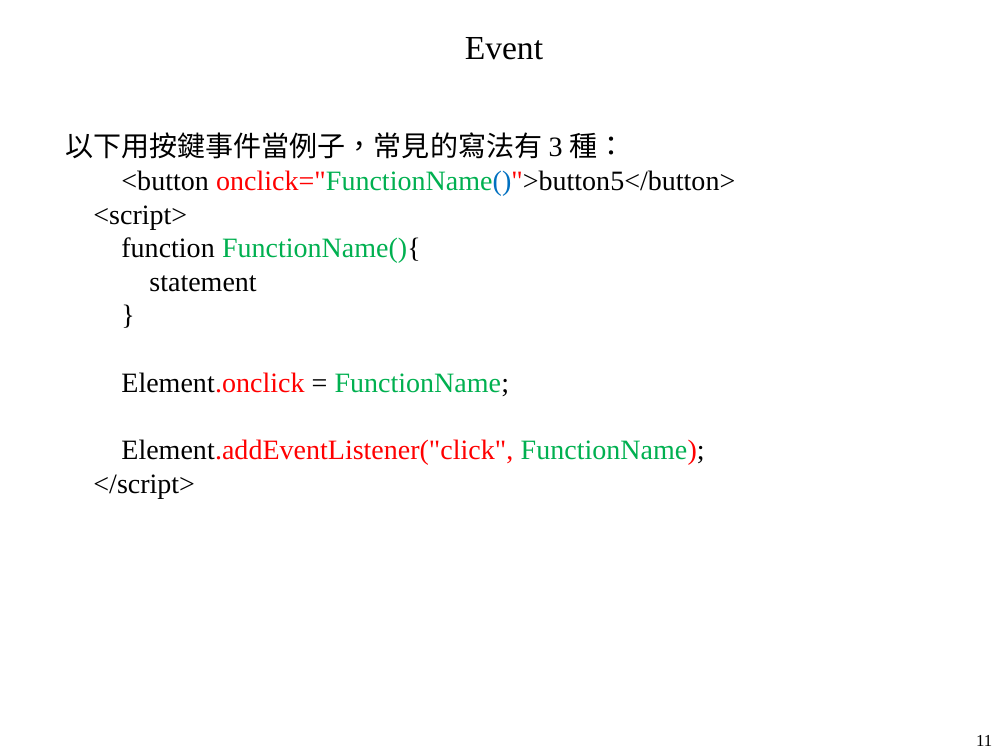
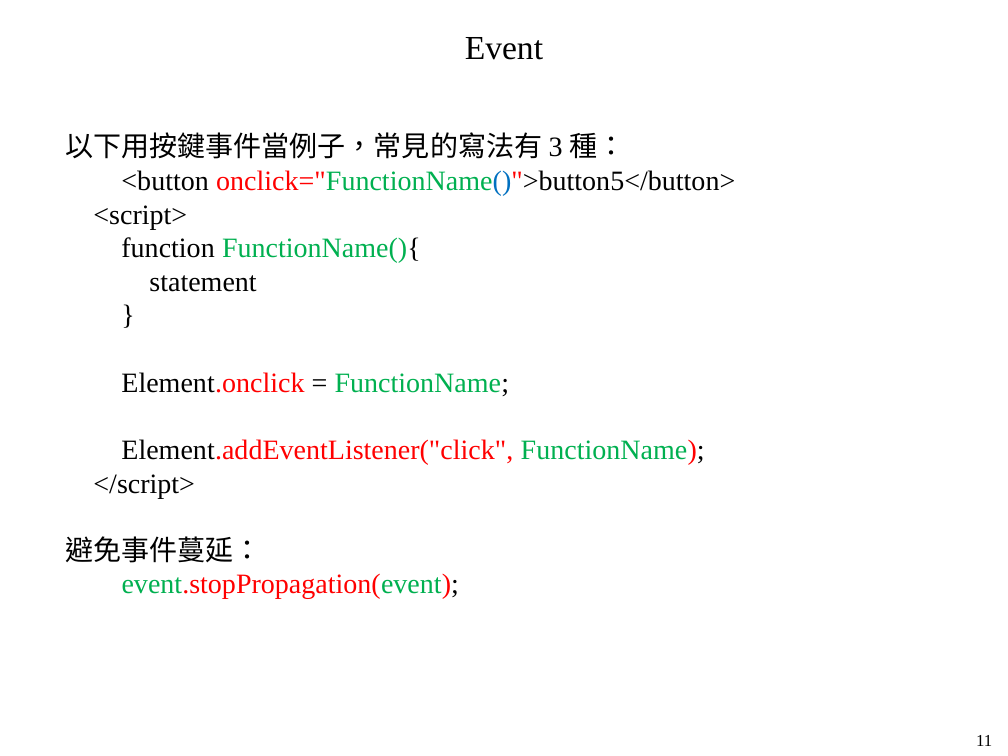
Before and after one commit to mar120434/2021_web_tutor, a slide deck: slide 11 of 動態網頁.pptx. Drawn at 1008x756 pixels with LibreOffice and Linux fonts; fonts in the diff are those of the drawing. Boxes give left, top, right and bottom in pixels: in the first picture for what was removed or moved away, otherwise in the second. Text is boxed around its words. In the diff, an @@ line names an element or a change of style, - is before the commit and + after.

```diff
--- a/動態網頁.pptx
+++ b/動態網頁.pptx
@@ text at <box>65,536,459,599</box>: paragraphs added @@
+避免事件蔓延：
+event.stopPropagation(event);
```
Also in this commit, not shown: 2 other slides changed, 1 slide added, 1 slide removed, 3 other files.
